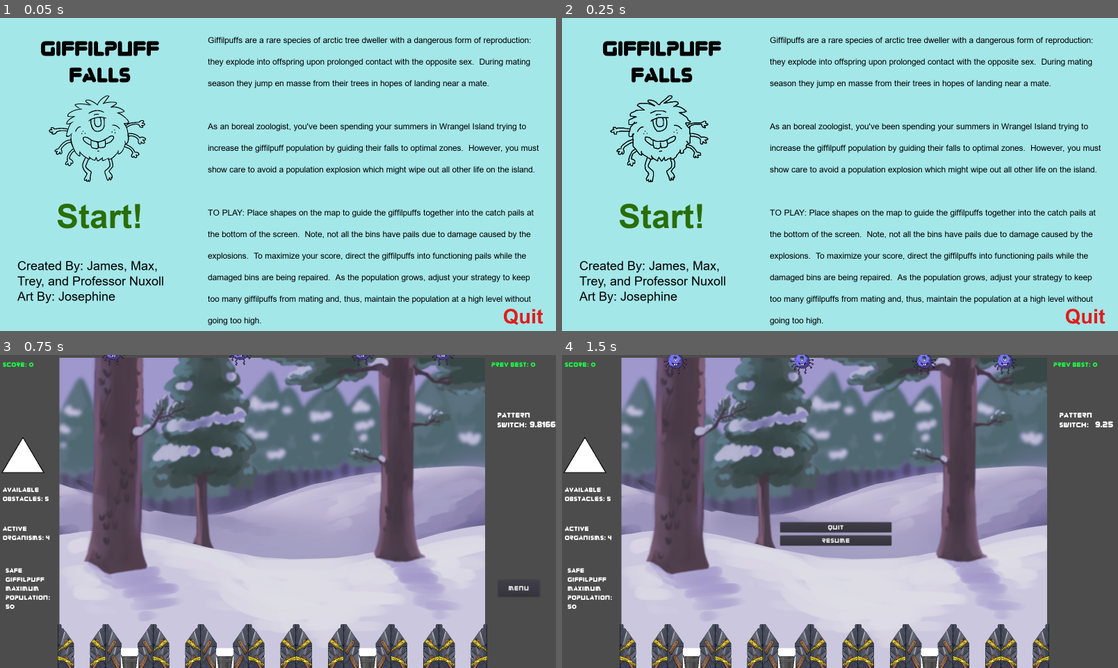
Above: before the commit, frames 1-4 (two rows, left to right).
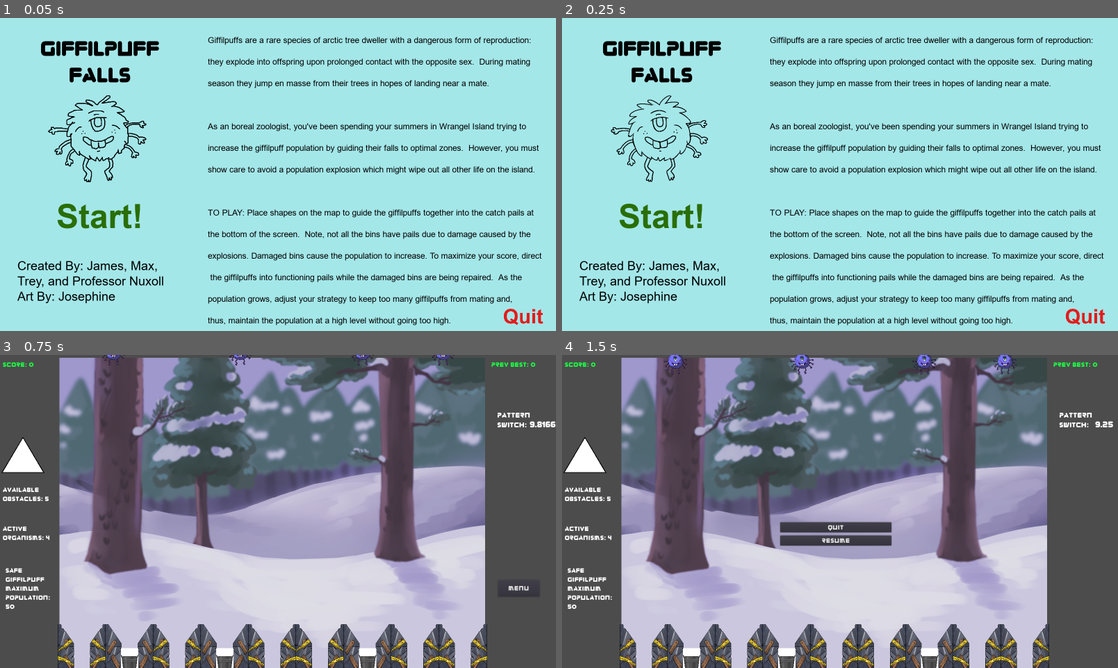
Above: after the commit, the same moments.

Repository: TreyDettmer/UP-Game-Jam-22
Game: Godot game, scene res://Scenes/MainMenu.tscn
The game is run twice, just before and just after one commit, with the same random seed, the same clock (stepped at 60 frames per second) and the same inputs.
Inputs:
- Up to frame 1 (0.05 s): no input
- Up to frame 2 (0.25 s): no input
- Up to frame 3 (0.75 s): click "Start!" at 0.5 s
- Up to frame 4 (1.5 s): click "Menu" at 1.25 s

The runs differ from the first frame. In frame 1, 3.3% of the frame differs, in the area x 8-98%, y 24-99%; in frame 2, 3.3%; in frame 3, nothing differs; in frame 4, nothing differs.

Commit message:
updated help text on main menu

Diff:
--- a/Project/Scenes/MainMenu.tscn
+++ b/Project/Scenes/MainMenu.tscn
@@ -96,6 +96,7 @@
 position = Vector2( 288, 345 )
 scale = Vector2( 0.245, 0.245 )
 frames = SubResource( 4 )
+frame = 1
 playing = true
 
 [node name="ClickSound" type="AudioStreamPlayer" parent="."]
@@ -136,13 +137,13 @@
 
 the bottom of the screen.  Note, not all the bins have pails due to damage caused by the
 
-explosions.  To maximize your score, direct the giffilpuffs into functioning pails while the
+explosions. Damaged bins cause the population to increase. To maximize your score, direct
 
-damaged bins are being repaired.  As the population grows, adjust your strategy to keep
+ the giffilpuffs into functioning pails while the damaged bins are being repaired.  As the
 
-too many giffilpuffs from mating and, thus, maintain the population at a high level without
+population grows, adjust your strategy to keep too many giffilpuffs from mating and,
 
-going too high."
+thus, maintain the population at a high level without going too high."
 
 [node name="CreatorsLabel" type="Label" parent="."]
 anchor_right = 1.0
